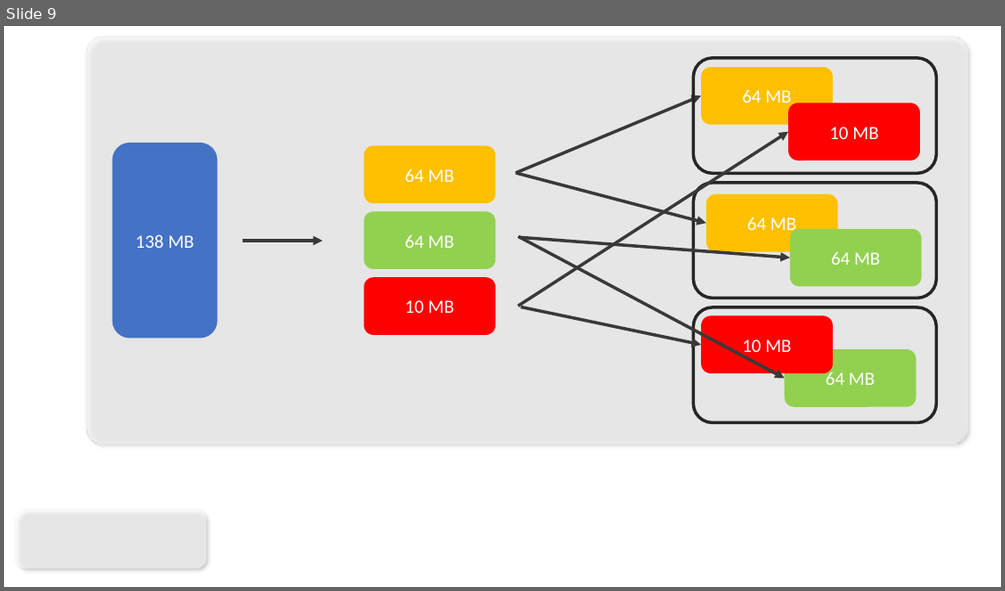
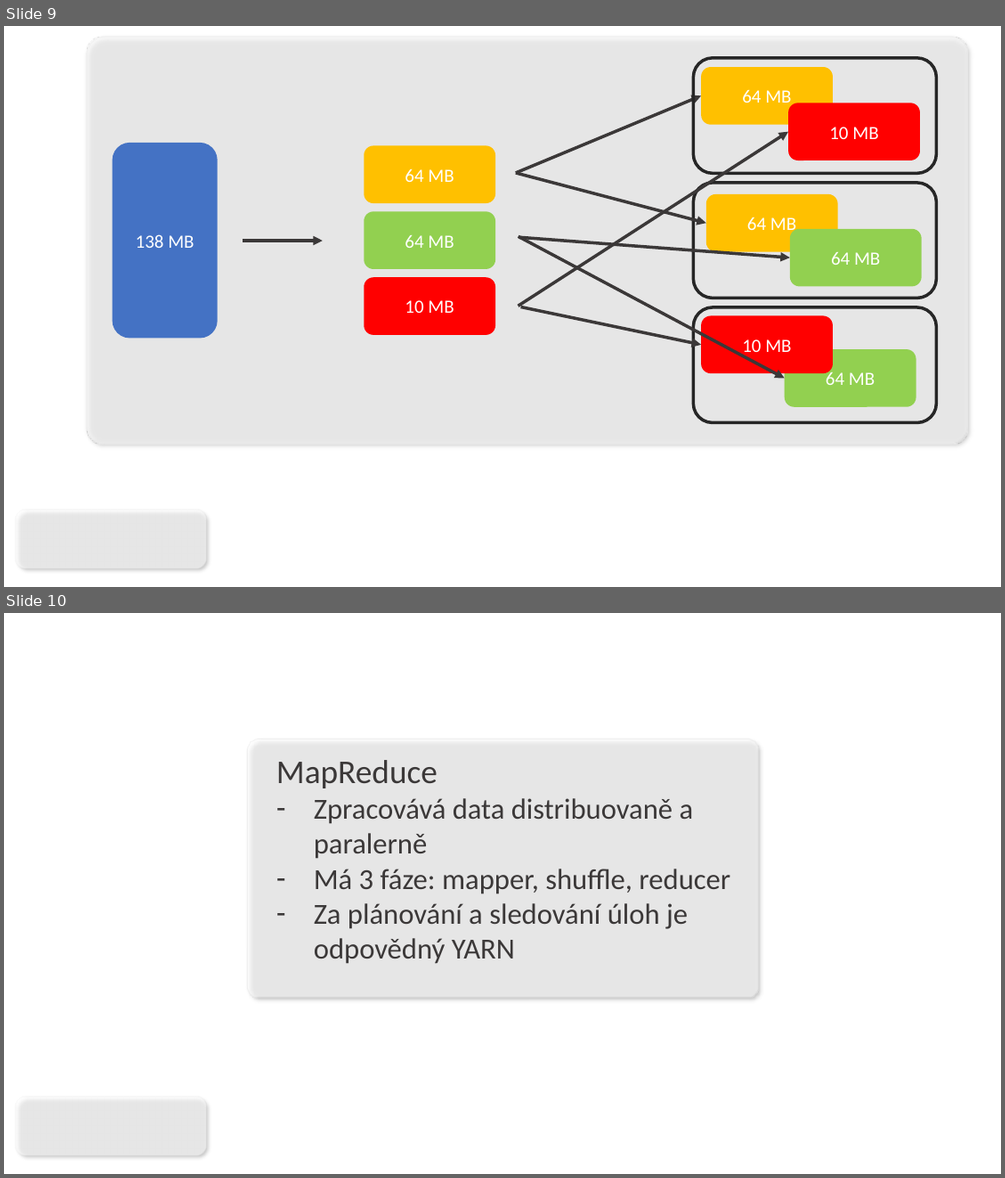
Before and after one commit to CZmatyasZERO/Big-data-prezentace, a slide deck: klimes.ppsx. Shown one above the other, each under a label of ours: slide 9 before the commit, slides 9 and 10 after it. The pictures are 1005x591 and 1005x1178 pixels, drawn with LibreOffice and Linux fonts; fonts in the diff are those of the drawing; background and template pictures are left out. Boxes give left, top, right and bottom in pixels: in the first picture for what was removed or moved away, otherwise in the second. Text is boxed around its words. In the diff, an @@ line names an element or a change of style, - is before the commit and + after.

Commit message:
MapReduce

```diff
--- a/klimes.ppsx
+++ b/klimes.ppsx
@@ slide 10 added at (x1=4, y1=613, x2=1001, y2=1174), background picture (left out); not listed: 1 template element that a slide beside it also shows @@
@@ rounded rectangle added at (x1=248, y1=738, x2=758, y2=997), fill #FFFFFF at 60% opacity, outline #EAEAEA 1 pt @@
@@ text added at (x1=276, y1=760, x2=730, y2=964), 28 pt, text #3B3838 @@
+MapReduce
+– Zpracovává data distribuovaně a paralerně
+– Má 3 fáze: mapper, shuffle, reducer
+– Za plánování a sledování úloh je odpovědný YARN
```
Also in this commit, not shown: 1 slide changed, 2 other slides added, 3 slides removed, 1 other file.
